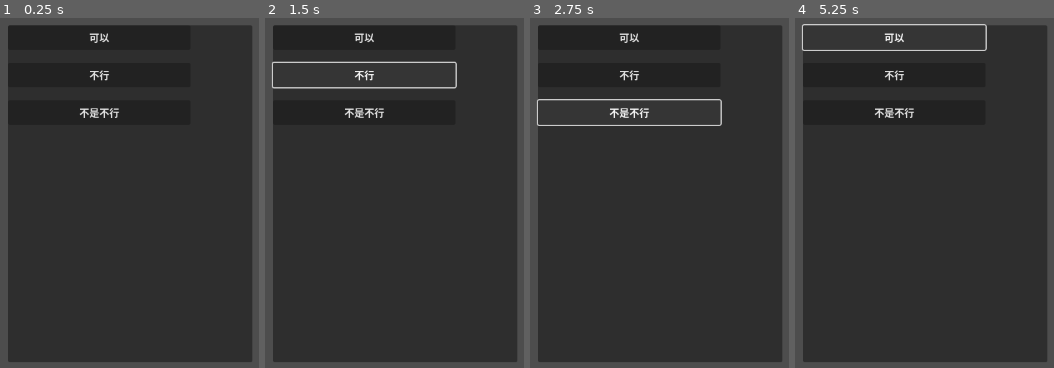
Above: before the commit, frames 1-4 (left to right).
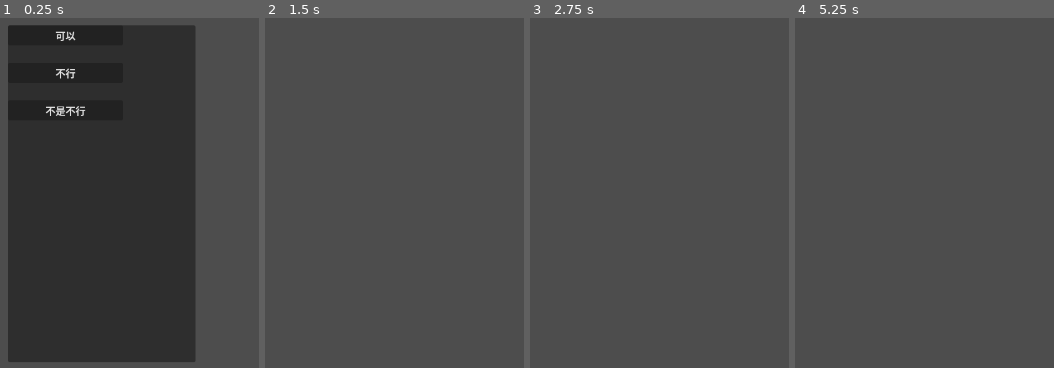
Above: after the commit, the same moments.

Repository: ww2640/president-pills
Game: Godot game, scene res://Dialogue/Selection.tscn
Two runs of this game, one before a commit and one after it. Both use one fixed random seed, a clock stepped at 60 frames per second and the inputs below. The project has no main scene, so this scene is started directly.
Inputs (mouse positions are in pixels of both pictures, inside the frame that each line leads up to):
- Up to frame 1 (0.25 s): no input
- Up to frame 2 (1.5 s): click "可以" at 0.5 s; click (363, 74) at 1.25 s, where only the run before the commit has a clickable "不行"
- Up to frame 3 (2.75 s): click (628, 112) at 2 s, where only the run before the commit has a clickable "不是不行"
- Up to frame 4 (5.25 s): click (893, 39) at 2.75 s, where only the run before the commit has a clickable "可以"; click (893, 74) at 3.5 s, where only the run before the commit has a clickable "不行"; click (893, 112) at 4.25 s, where only the run before the commit has a clickable "不是不行"; click (893, 39) at 5 s, where only the run before the commit has a clickable "可以"

The runs differ from the first frame. In frame 1, 22% of the frame differs, in the area x 17-98%, y 2-99%; in frame 2, 86%; in frame 3, 86%; in frame 4, 86%, in the area x 2-98%, y 1-99%.

Commit message:
update selection

Diff:
--- a/Dialogue/Selection.tscn
+++ b/Dialogue/Selection.tscn
@@ -16,5 +16,5 @@
 layout_mode = 0
 offset_left = 480.0
 offset_top = 71.0
-offset_right = 871.0
+offset_right = 780.0
 offset_bottom = 610.0
--- a/Dialogue/SelectionButton.tscn
+++ b/Dialogue/SelectionButton.tscn
@@ -1,10 +1,10 @@
-[gd_scene load_steps=2 format=3 uid="uid://dy8w6n7d070ku"]
+[gd_scene load_steps=2 format=3 uid="uid://btx7ib7sdfe1b"]
 
 [ext_resource type="Script" path="res://Dialogue/selection_button_manager.gd" id="1_rwg4u"]
 
-[node name="SelectionButton2" type="Button"]
-offset_right = 292.0
-offset_bottom = 39.0
+[node name="Button" type="Button"]
+offset_right = 184.0
+offset_bottom = 31.0
 text = "Sample"
 script = ExtResource("1_rwg4u")
 
--- a/Dialogue/selection_button_manager.gd
+++ b/Dialogue/selection_button_manager.gd
@@ -1,11 +1,11 @@
-extends Control
+extends Button
 
 signal selection_button_pressed(pressed_button_id: int)
 
 var button_id = -1
 
-func set_text(new_text):
-	self.text = new_text
+func set_button_text(new_text):
+	text = new_text
 
 func set_id(new_id):
 	button_id = new_id
--- a/Dialogue/selection_manager.gd
+++ b/Dialogue/selection_manager.gd
@@ -27,9 +27,10 @@
 		var selection_button_instance = selection_button.instantiate()
 		selection_button_panel.add_child(selection_button_instance)
 		selection_button_instance.position.y += i * 60
-		selection_button_instance.set_text(selection[0][i]["text"])
+		selection_button_instance.set_button_text(selection[0][i]["text"])
 		selection_button_instance.set_id(i)
 		selection_button_instance.connect("selection_button_pressed", selection_button_pressed)
 
 func selection_button_pressed(button_id):
+	visible = false
 	print("Pressed: " + str(button_id))
